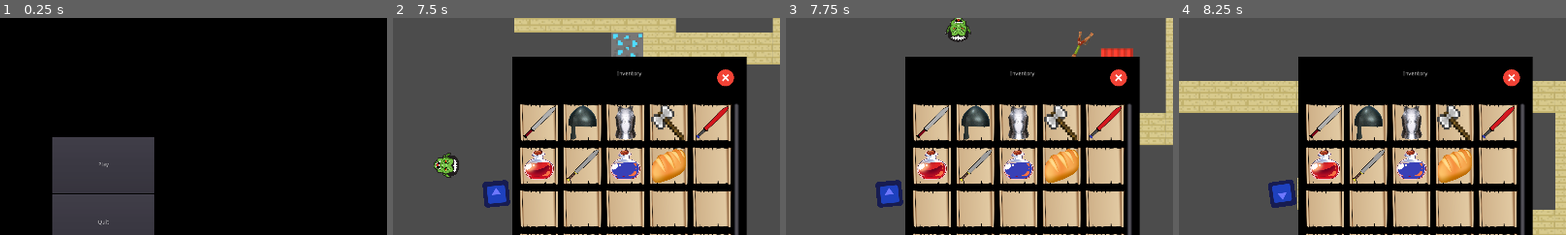
Above: before the commit, frames 1-4 (left to right).
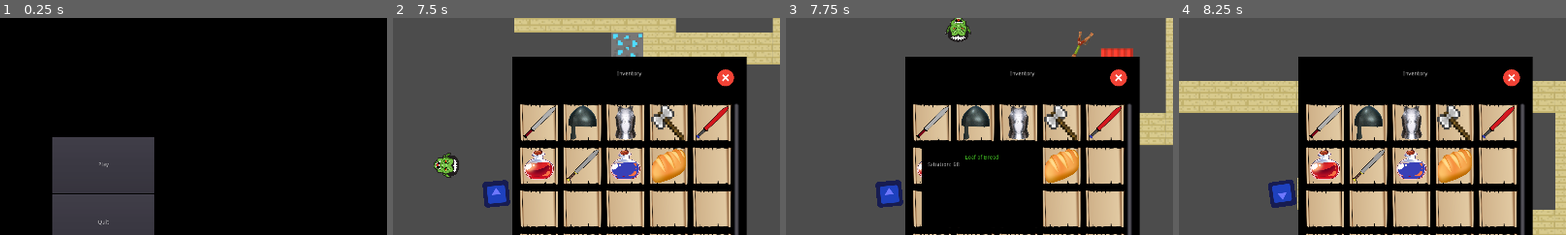
Above: after the commit, the same moments.

Repository: hamzasclone2/untitled-pokemon-game
Game: Godot game, scene res://Game/UI/Screens/MainMenu.tscn
Two runs of this game, one before a commit and one after it. Both use one fixed random seed, a clock stepped at 60 frames per second and the inputs below. The engine's default icon, where the game draws it, is replaced by a stand-in: a white triangle on a blue panel in a dark square.
Inputs (mouse positions are % of the whole screen's width and height, from its top left):
- Up to frame 1 (0.25 s): no input
- Up to frame 2 (7.5 s): click "Play" at 0.5 s; tap Enter (ui_accept) at 1.25, 1.52, 2.27, 3.77, 4.52, 5.27, 6.77 s; move the mouse to (72, 45) at 1.27 s; hold D (right) 1.28-2.03 s; click (72, 45) at 1.35 s; move the mouse to (30, 55) at 2.02 s; hold S (down) 2.03-2.78 s; tap Mouse wheel down (scrollWheelDown) at 2.1 s; move the mouse to (60, 28) at 2.77 s; hold D (right) 2.78-3.53 s; tap Mouse wheel up (scrollWheelUp) at 2.85 s; move the mouse to (45, 70) at 3.52 s; hold W (up) 3.53-4.28 s; tap 1 (slot 1) at 3.6 s; move the mouse to (80, 65) at 4.27 s; hold A (left) 4.28-5.78 s; tap 2 (slot 2) at 4.35 s; tap E (inventoryMenu) at 4.9 s; move the mouse to (20, 35) at 5.02 s; tap 3 (slot 3) at 5.1 s; move the mouse to (55, 50) at 5.77 s; hold S (down) 5.78-6.53 s; tap 4 (slot 4) at 5.85 s; move the mouse to (35, 25) at 6.52 s; hold D (right) 6.53-7.28 s; tap Y at 6.6 s; move the mouse to (72, 45) at 7.27 s; hold W (up) from 7.28 s (still down); tap N at 7.35 s
- Up to frame 3 (7.75 s): keep holding W (up); tap Enter (ui_accept) at 7.52 s
- Up to frame 4 (8.25 s): move the mouse to (30, 55) at 8.02 s; release W (up) at 8.03 s; hold D (right) from 8.03 s (still down); click (30, 55) at 8.1 s
The pictures show only the part of the screen within x 37-87%, y 10-59%; the shares and areas given below are measured in that part.

Frames 1-2 are identical in both runs. In frame 3, 8.9% of the frame differs, in the area x 35-65%, y 59-97%; in frame 4, nothing differs.

Commit message:
Added Tool Tips in inventory/character sheet

Diff:
--- a/Game/GameData.gd
+++ b/Game/GameData.gd
@@ -1,6 +1,8 @@
 extends Node
 
 var item_data = {}
+var item_stats = ["Attack", "Defense", "Block", "PotionHealth", "PotionMana", "FoodSatiation"]
+var item_stat_labels = ["Attack", "Defense", "Block", "Health", "Mana", "Satiation"]
 
 func _ready():
 	var item_data_file = File.new()
--- a/Game/Player/PlayerAttributes.gd
+++ b/Game/Player/PlayerAttributes.gd
@@ -17,8 +17,8 @@
 	"Chest": null,
 	"Legs": null,
 	"Feet": null,
-	"MainHand": 10004,
-	"OffHand": 10005,
+	"MainHand": null,
+	"OffHand": null,
 	"Accessory1": null,
 	"Accessory2": null,
 	"Accessory3": null,
--- a/Game/UI/CharacterSheet.tscn
+++ b/Game/UI/CharacterSheet.tscn
@@ -7,7 +7,7 @@
 [ext_resource path="res://Images/Icon_Items/Ring_Outline.png" type="Texture" id=5]
 [ext_resource path="res://Images/Icon_Items/Chest_Outline.png" type="Texture" id=6]
 [ext_resource path="res://Images/Icon_Items/Hand_Outline.png" type="Texture" id=7]
-[ext_resource path="res://Images/sword.png" type="Texture" id=8]
+[ext_resource path="res://Images/Icon_Items/Sword-Outline.png" type="Texture" id=8]
 [ext_resource path="res://Images/Icon_Items/Shield_Outline.png" type="Texture" id=9]
 [ext_resource path="res://Images/Icon_Items/WarriorSilhouette_Outline.png" type="Texture" id=10]
 [ext_resource path="res://Game/UI/EqupmentSlot.gd" type="Script" id=11]
--- a/Game/UI/EqupmentSlot.gd
+++ b/Game/UI/EqupmentSlot.gd
@@ -1,4 +1,10 @@
 extends TextureRect
+
+onready var tool_tip = preload("res://Game/UI/Templates/ToolTip.tscn")
+
+func _ready():
+	connect("mouse_entered", self, "_on_Icon_mouse_entered")
+	connect("mouse_exited", self, "_on_Icon_mouse_exited")
 
 func get_drag_data(_pos):
 	var equipment_slot = get_parent().get_name()
@@ -45,10 +51,26 @@
 		PlayerAttributes.equipment_data[origin_slot] = data["target_item_id"]
 
 	if data["origin_panel"] == "CharacterSheet" and data["target_item_id"] == null:
-		var default_texture = load("res://Images/scroll-background.png")
+		var default_texture = load("res://Images/scroll-background.png") # fix this later
 		data["origin_node"].texture = default_texture
 	else:
 		data["origin_node"].texture = data["target_texture"]
 
 	PlayerAttributes.equipment_data[target_equipment_slot] = data["origin_item_id"]
 	texture = data["origin_texture"]
+
+func _on_Icon_mouse_entered():
+	var tool_tip_instance = tool_tip.instance()
+	tool_tip_instance.origin = "CharacterSheet"
+	tool_tip_instance.slot = get_parent().get_name()
+
+	tool_tip_instance.rect_position = get_parent().get_global_transform_with_canvas().origin + Vector2(100,0)
+
+	add_child(tool_tip_instance)
+	yield(get_tree().create_timer(0.35), "timeout")
+	if has_node("ToolTip") and get_node("ToolTip").valid:
+		get_node("ToolTip").show()
+
+
+func _on_Icon_mouse_exited():
+	get_node("ToolTip").free()
--- a/Game/UI/Templates/InventorySlot.gd
+++ b/Game/UI/Templates/InventorySlot.gd
@@ -1,4 +1,6 @@
 extends TextureRect
+
+onready var tool_tip = preload("res://Game/UI/Templates/ToolTip.tscn")
 
 func get_drag_data(_pos):
 	var inv_slot = get_parent().get_name()
@@ -60,3 +62,20 @@
 
 	PlayerAttributes.item_data[target_inv_slot]["Item"] = data["origin_item_id"]
 	texture = data["origin_texture"]
+
+
+func _on_Icon_mouse_entered():
+	var tool_tip_instance = tool_tip.instance()
+	tool_tip_instance.origin = "Inventory"
+	tool_tip_instance.slot = get_parent().get_name()
+
+	tool_tip_instance.rect_position = get_parent().get_global_transform_with_canvas().origin - Vector2(300,0)
+
+	add_child(tool_tip_instance)
+	yield(get_tree().create_timer(0.35), "timeout")
+	if has_node("ToolTip") and get_node("ToolTip").valid:
+		get_node("ToolTip").show()
+
+
+func _on_Icon_mouse_exited():
+	get_node("ToolTip").free()
--- a/Game/UI/Templates/InventorySlot.tscn
+++ b/Game/UI/Templates/InventorySlot.tscn
@@ -22,3 +22,6 @@
 __meta__ = {
 "_edit_use_anchors_": false
 }
+
+[connection signal="mouse_entered" from="Icon" to="Icon" method="_on_Icon_mouse_entered"]
+[connection signal="mouse_exited" from="Icon" to="Icon" method="_on_Icon_mouse_exited"]
--- /dev/null
+++ b/Game/UI/Templates/ToolTip.gd
@@ -0,0 +1,47 @@
+extends Popup
+
+var origin = ""
+var slot = ""
+var valid = false
+
+func _ready():
+	var item_id
+	if origin == "Inventory":
+		if PlayerAttributes.item_data[slot]["Item"] != null:
+			item_id = str(PlayerAttributes.item_data[slot]["Item"])
+			valid = true
+	else:
+		if PlayerAttributes.equipment_data[slot] != null:
+			item_id = str(PlayerAttributes.equipment_data[slot])
+			valid = true
+
+	if valid:
+		get_node("N/M/V/ItemName").set_text(GameData.item_data[item_id]["Name"])
+		var item_stat = 1
+		for i in range(GameData.item_stats.size()):
+			var stat_name = GameData.item_stats[i]
+			var stat_label = GameData.item_stat_labels[i]
+			if GameData.item_data[item_id][stat_name] != null:
+				var stat_value = GameData.item_data[item_id][stat_name]
+				get_node("N/M/V/Stat" + str(item_stat) + "/Stat").set_text(stat_label + ": " + str(stat_value))
+
+				if GameData.item_data[item_id]["EquipmentSlot"] != null and origin == "Inventory":
+					var stat_difference = CompareItems(item_id, stat_name, stat_value)
+					get_node("N/M/V/Stat" + str(item_stat) + "/Difference").set_text("  " + str(stat_difference))
+					if stat_difference > 0:
+						get_node("N/M/V/Stat" + str(item_stat) + "/Difference").modulate = Color("3eff00")
+					elif stat_difference < 0:
+						get_node("N/M/V/Stat" + str(item_stat) + "/Difference").modulate = Color("ff0000")
+
+				item_stat += 1
+
+func CompareItems(item_id, stat_name, stat_value):
+	var stat_difference
+	var equipment_slot = GameData.item_data[item_id]["EquipmentSlot"]
+	if PlayerAttributes.equipment_data[equipment_slot] != null:
+		var item_id_current = PlayerAttributes.equipment_data[equipment_slot]
+		var stat_value_current = GameData.item_data[str(item_id_current)][stat_name]
+		stat_difference = stat_value - stat_value_current
+	else:
+		stat_difference = stat_value
+	return stat_difference
--- /dev/null
+++ b/Game/UI/Templates/ToolTip.tscn
@@ -0,0 +1,141 @@
+[gd_scene load_steps=3 format=2]
+
+[ext_resource path="res://Game/UI/Templates/ToolTip.gd" type="Script" id=1]
+
+[sub_resource type="ExternalTexture" id=1]
+
+[node name="ToolTip" type="Popup"]
+margin_left = -1.0
+margin_right = -1621.0
+margin_bottom = -880.0
+rect_min_size = Vector2( 300, 200 )
+mouse_filter = 2
+script = ExtResource( 1 )
+__meta__ = {
+"_edit_use_anchors_": false
+}
+
+[node name="N" type="NinePatchRect" parent="."]
+anchor_right = 1.0
+anchor_bottom = 1.0
+texture = SubResource( 1 )
+patch_margin_left = 15
+patch_margin_top = 15
+patch_margin_right = 15
+patch_margin_bottom = 15
+
+[node name="M" type="MarginContainer" parent="N"]
+anchor_right = 1.0
+anchor_bottom = 1.0
+mouse_filter = 2
+custom_constants/margin_right = 15
+custom_constants/margin_top = 20
+custom_constants/margin_left = 15
+__meta__ = {
+"_edit_use_anchors_": false
+}
+
+[node name="V" type="VBoxContainer" parent="N/M"]
+margin_left = 15.0
+margin_top = 20.0
+margin_right = 285.0
+margin_bottom = 200.0
+mouse_filter = 2
+
+[node name="ItemName" type="Label" parent="N/M/V"]
+modulate = Color( 0.301961, 0.866667, 0.160784, 1 )
+margin_right = 270.0
+margin_bottom = 14.0
+text = "<ItemName>"
+align = 1
+valign = 1
+
+[node name="Stat1" type="HBoxContainer" parent="N/M/V"]
+margin_top = 18.0
+margin_right = 270.0
+margin_bottom = 32.0
+mouse_filter = 2
+
+[node name="Stat" type="Label" parent="N/M/V/Stat1"]
+modulate = Color( 0.862745, 0.862745, 0.862745, 1 )
+margin_bottom = 14.0
+valign = 1
+
+[node name="Difference" type="Label" parent="N/M/V/Stat1"]
+modulate = Color( 0.862745, 0.862745, 0.862745, 1 )
+margin_left = 4.0
+margin_right = 4.0
+margin_bottom = 14.0
+valign = 1
+
+[node name="Stat2" type="HBoxContainer" parent="N/M/V"]
+margin_top = 36.0
+margin_right = 270.0
+margin_bottom = 50.0
+mouse_filter = 2
+
+[node name="Stat" type="Label" parent="N/M/V/Stat2"]
+modulate = Color( 0.862745, 0.862745, 0.862745, 1 )
+margin_bottom = 14.0
+valign = 1
+
+[node name="Difference" type="Label" parent="N/M/V/Stat2"]
+modulate = Color( 0.862745, 0.862745, 0.862745, 1 )
+margin_left = 4.0
+margin_right = 4.0
+margin_bottom = 14.0
+valign = 1
+
+[node name="Stat3" type="HBoxContainer" parent="N/M/V"]
+margin_top = 54.0
+margin_right = 270.0
+margin_bottom = 68.0
+mouse_filter = 2
+
+[node name="Stat" type="Label" parent="N/M/V/Stat3"]
+modulate = Color( 0.862745, 0.862745, 0.862745, 1 )
+margin_bottom = 14.0
+valign = 1
+
+[node name="Difference" type="Label" parent="N/M/V/Stat3"]
+modulate = Color( 0.862745, 0.862745, 0.862745, 1 )
+margin_left = 4.0
+margin_right = 4.0
+margin_bottom = 14.0
+valign = 1
+
+[node name="Stat4" type="HBoxContainer" parent="N/M/V"]
+margin_top = 72.0
+margin_right = 270.0
+margin_bottom = 86.0
+mouse_filter = 2
+
+[node name="Stat" type="Label" parent="N/M/V/Stat4"]
+modulate = Color( 0.862745, 0.862745, 0.862745, 1 )
+margin_bottom = 14.0
+valign = 1
+
+[node name="Difference" type="Label" parent="N/M/V/Stat4"]
+modulate = Color( 0.862745, 0.862745, 0.862745, 1 )
+margin_left = 4.0
+margin_right = 4.0
+margin_bottom = 14.0
+valign = 1
+
+[node name="Stat5" type="HBoxContainer" parent="N/M/V"]
+margin_top = 90.0
+margin_right = 270.0
+margin_bottom = 104.0
+mouse_filter = 2
+
+[node name="Stat" type="Label" parent="N/M/V/Stat5"]
+modulate = Color( 0.862745, 0.862745, 0.862745, 1 )
+margin_bottom = 14.0
+valign = 1
+
+[node name="Difference" type="Label" parent="N/M/V/Stat5"]
+modulate = Color( 0.862745, 0.862745, 0.862745, 1 )
+margin_left = 4.0
+margin_right = 4.0
+margin_bottom = 14.0
+valign = 1
